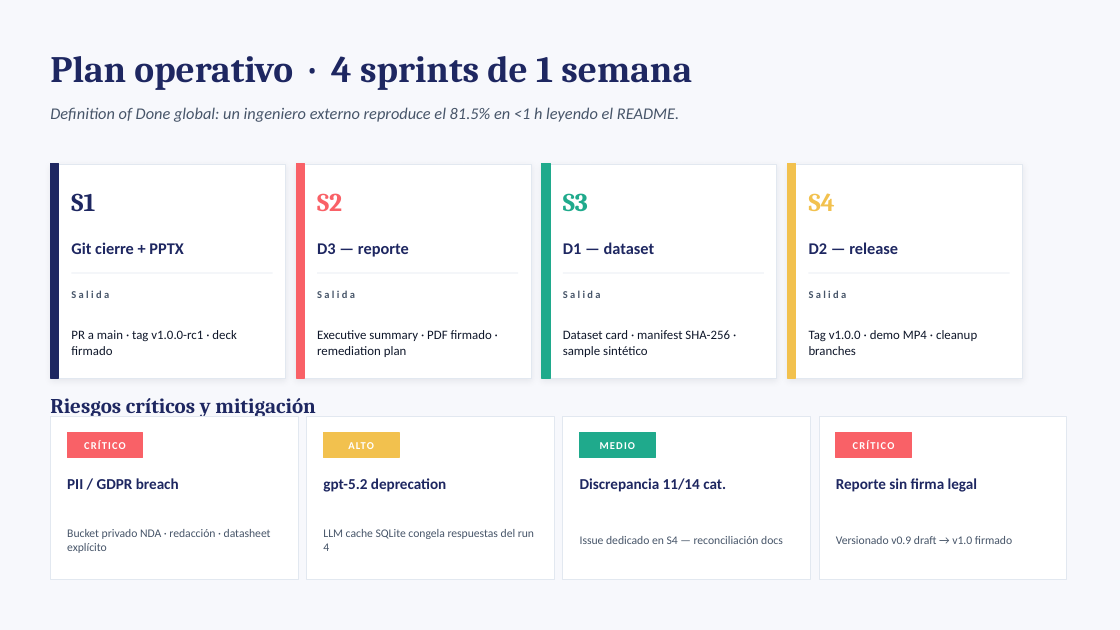
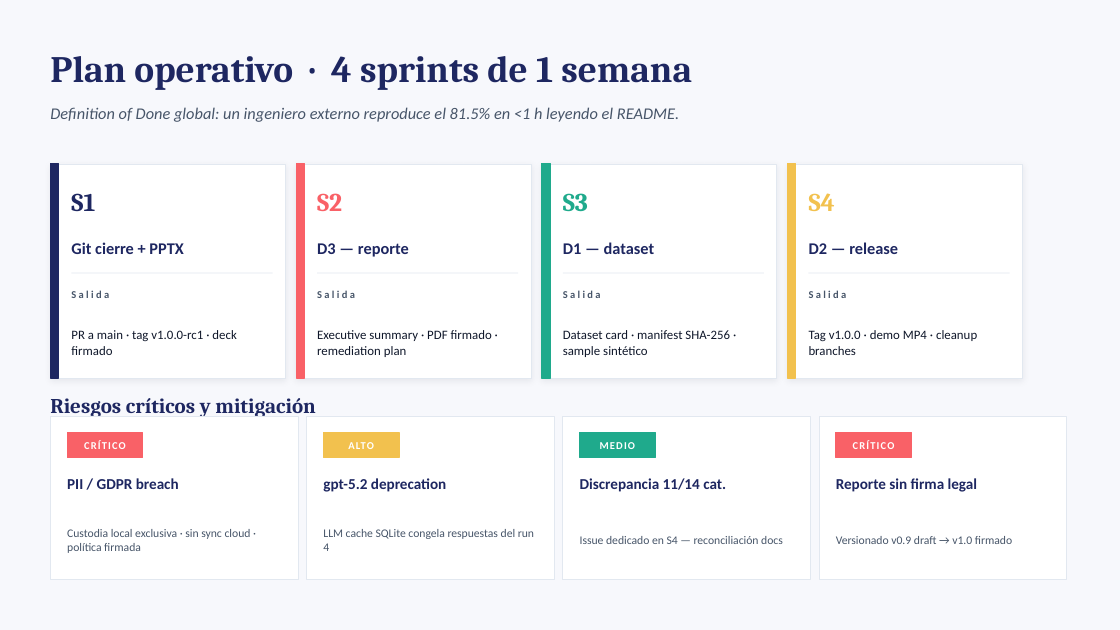
Before and after one commit to reynierortegabueno86/intellintents, a slide deck: slide 4 of IntellIntents_Deliverables_v1.pptx. Drawn at 1120x630 pixels with LibreOffice and Linux fonts; fonts in the diff are those of the drawing. Boxes give left, top, right and bottom in pixels: in the first picture for what was removed or moved away, otherwise in the second. Text is boxed around its words. In the diff, an @@ line names an element or a change of style, - is before the commit and + after.

```diff
--- a/IntellIntents_Deliverables_v1.pptx
+++ b/IntellIntents_Deliverables_v1.pptx
@@ text at bbox=[67, 529, 251, 553]: text changed @@
-Bucket privado NDA · redacción · datasheet explícito
+Custodia local exclusiva · sin sync cloud · política firmada
```
Also in this commit, not shown: 2 other slides changed, 2 other files.
